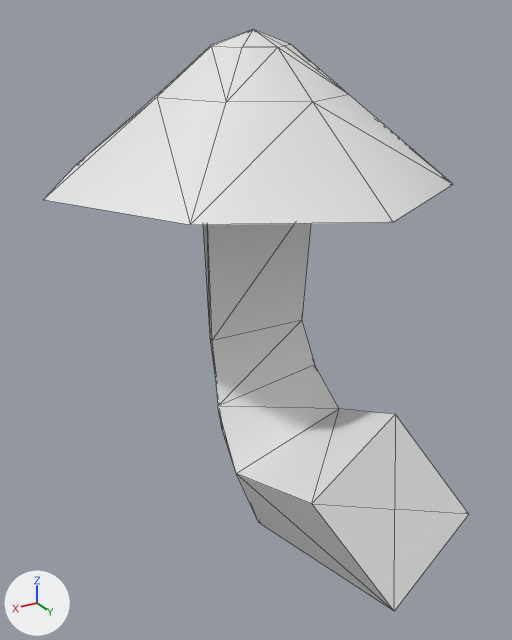
Renders of the FBX model ProjectFiles/Team Insomia/Assets/Models/p_badmush.FBX from each side of a commit.
The view is the same before and after, from a 50 mm lens placed at (1.01, 1.599, 0.739), pointed at (0.051, 0.0, -0.061). Arrows for +X, +Y and +Z are at lower left; the lights stay in place. Mesh edges are drawn as thin lines. Where no turn or scale is listed for an object, it has been applied to the vertices.
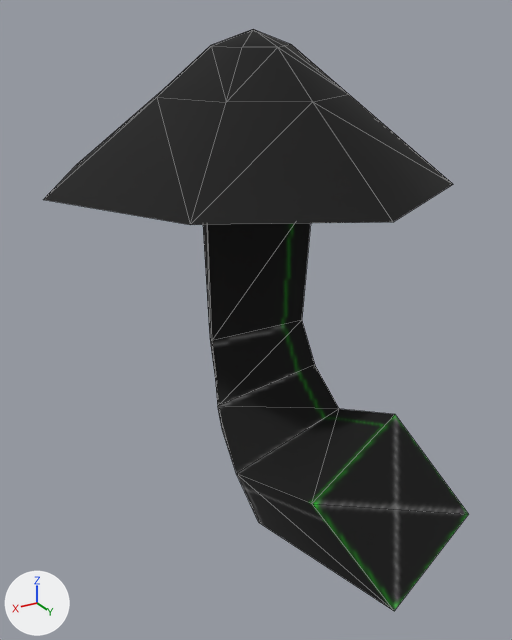
Location of each change, (x1, y1, x2, y2) in pixels of the pictures (512 x 640 px):
part 1 of me_mesh, cut back: (312, 415, 468, 611) in both
part 2 of me_mesh, surface changed (white to black): (43, 29, 453, 225) in both
part 3 of me_mesh, recoloured (grey to black): (203, 223, 395, 611) in both

What the commit changed:
Picture 'p_diffuse.psd' (img_p_diffuse_psd) is new.
Material 'Material #38' (mat_material__38) is new.
Its texture is img_p_diffuse_psd.
Its roughness is 0.859.
me_mesh is used by ob_cylinder001; location (0.0, 0.0, 0.0).
Verts and faces of me_mesh; kept vertices keep their numbers, new ones are numbered from 46.
Before the commit, vertices of me_mesh: 0 (0.214, 0.523, -0.29) at pixel (311, 503), 1 (-0.085, 0.452, -0.181) at pixel (395, 414), 2 (-0.215, 0.614, -0.433) at pixel (468, 514), 3 (0.085, 0.685, -0.542) at pixel (394, 611), 12 (-0.001, 0.568, -0.361) at pixel (394, 509).
me_mesh had 46 vertices, 88 faces and spanned x -0.584..0.584, y -0.685..0.685, z -0.706..0.706.
me_mesh now has 45 vertices, 86 faces and spans x -0.584..0.584, y -0.685..0.685, z -0.706..0.706.
Part 1, on me_mesh:
Vertices deleted: 12 (with the faces that use them).
New faces: (0, 2, 1), (0, 3, 2).
me_mesh part 2: 40 kept faces spanning x -0.584..0.584, y -0.685..0.484, z 0.333..0.706 get new texture (UV) coordinates.
me_mesh part 3: 84 faces spanning x -0.584..0.584, y -0.685..0.685, z -0.706..0.706 switch from no material to mat_material__38 (picture img_p_diffuse_psd).
